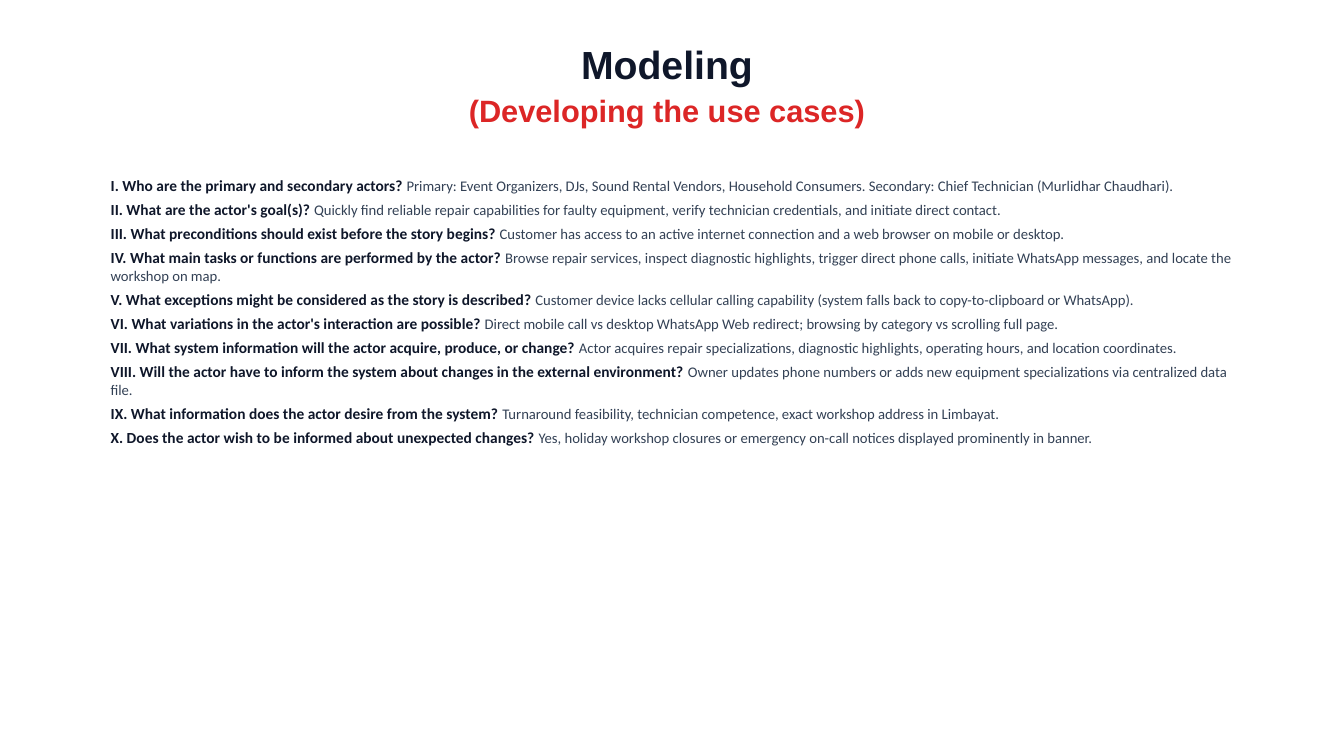
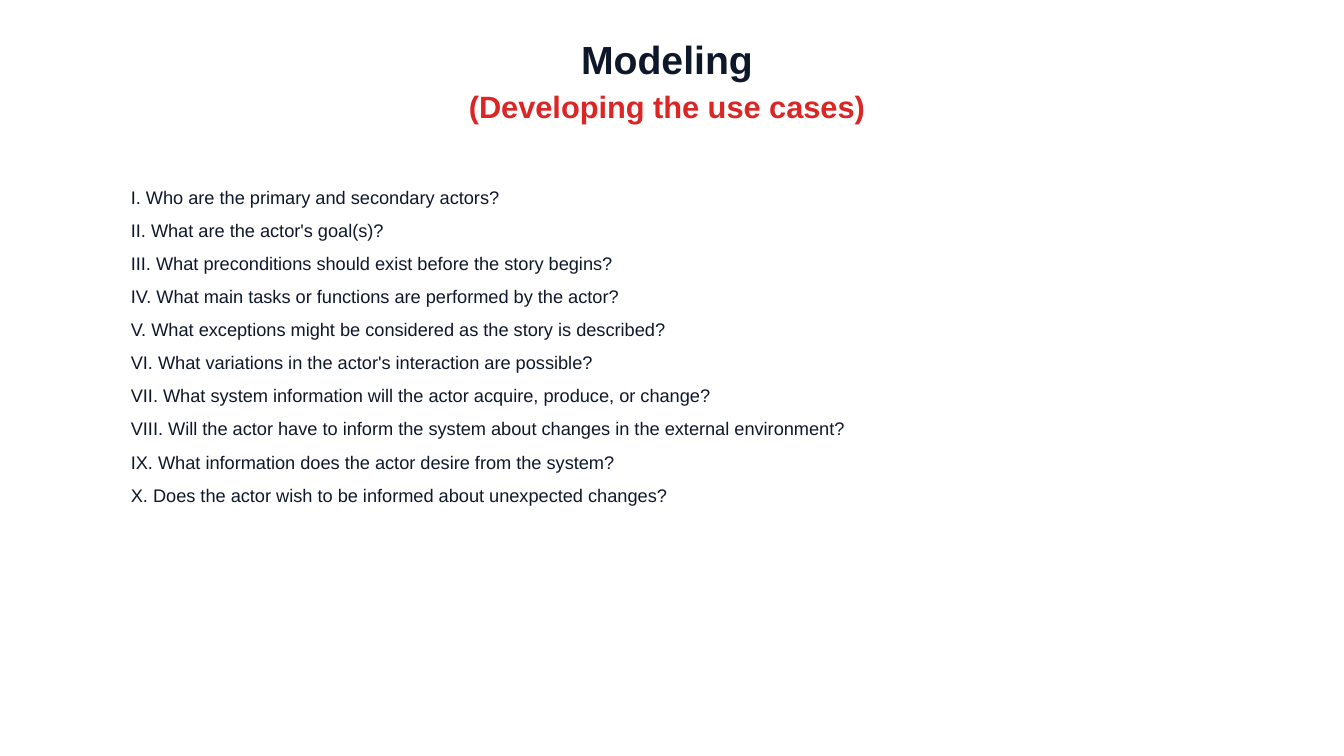
Before and after one commit to Prathmesh-oss/vikash-electronics, a slide deck: slide 17 of Vikash_Electronics_Complete_Academic_Presentation.pptx (slide 23 before the commit). Drawn at 1344x756 pixels with LibreOffice and Linux fonts; fonts in the diff are those of the drawing. Boxes give left, top, right and bottom in pixels: in the first picture for what was removed or moved away, otherwise in the second. Text is boxed around its words. In the diff, an @@ line names an element or a change of style, - is before the commit and + after.

```diff
--- a/Vikash_Electronics_Complete_Academic_Presentation.pptx
+++ b/Vikash_Electronics_Complete_Academic_Presentation.pptx
@@ text at <box>469,95,865,124</box>: more space between paragraphs @@
@@ text at <box>131,190,844,506</box>: text changed; size 10.5 to 13 pt; font Calibri to Arial; text colour #334155 to #0F172A @@
-I. Who are the primary and secondary actors? Primary: Event Organizers, DJs, Sound Rental Vendors, Household Consumers. Secondary: Chief Technician (Murlidhar Chaudhari).
-II. What are the actor's goal(s)? Quickly find reliable repair capabilities for faulty equipment, verify technician credentials, and initiate direct contact.
-III. What preconditions should exist before the story begins? Customer has access to an active internet connection and a web browser on mobile or desktop.
-IV. What main tasks or functions are performed by the actor? Browse repair services, inspect diagnostic highlights, trigger direct phone calls, initiate WhatsApp messages, and locate the workshop on map.
-V. What exceptions might be considered as the story is described? Customer device lacks cellular calling capability (system falls back to copy-to-clipboard or WhatsApp).
-VI. What variations in the actor's interaction are possible? Direct mobile call vs desktop WhatsApp Web redirect; browsing by category vs scrolling full page.
-VII. What system information will the actor acquire, produce, or change? Actor acquires repair specializations, diagnostic highlights, operating hours, and location coordinates.
-VIII. Will the actor have to inform the system about changes in the external environment? Owner updates phone numbers or adds new equipment specializations via centralized data file.
-IX. What information does the actor desire from the system? Turnaround feasibility, technician competence, exact workshop address in Limbayat.
-X. Does the actor wish to be informed about unexpected changes? Yes, holiday workshop closures or emergency on-call notices displayed prominently in banner.
+I. Who are the primary and secondary actors?
+II. What are the actor's goal(s)?
+III. What preconditions should exist before the story begins?
+IV. What main tasks or functions are performed by the actor?
+V. What exceptions might be considered as the story is described?
+VI. What variations in the actor's interaction are possible?
+VII. What system information will the actor acquire, produce, or change?
+VIII. Will the actor have to inform the system about changes in the external environment?
+IX. What information does the actor desire from the system?
+X. Does the actor wish to be informed about unexpected changes?
```
Also in this commit, not shown: 21 other slides changed, 5 slides added, 11 slides removed, 9 other files.
